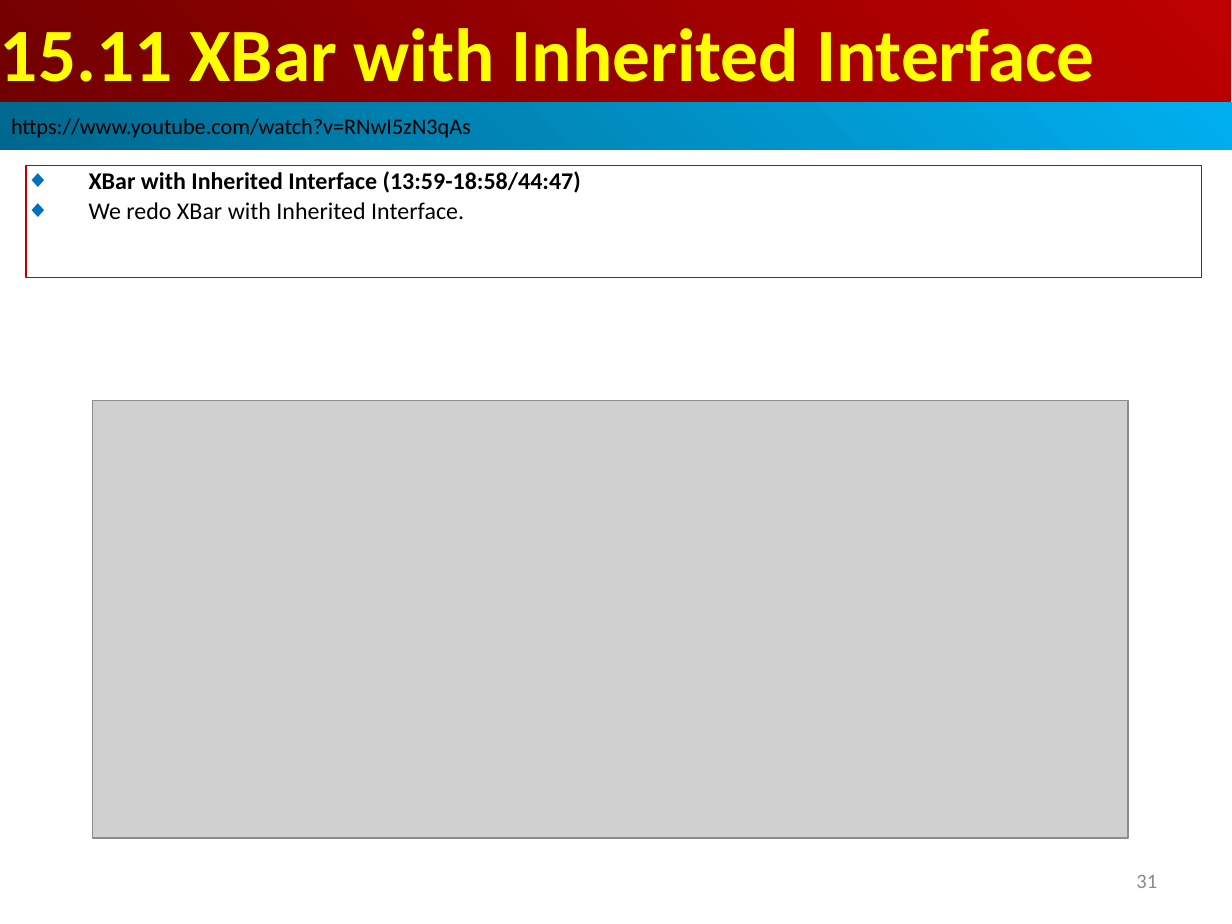
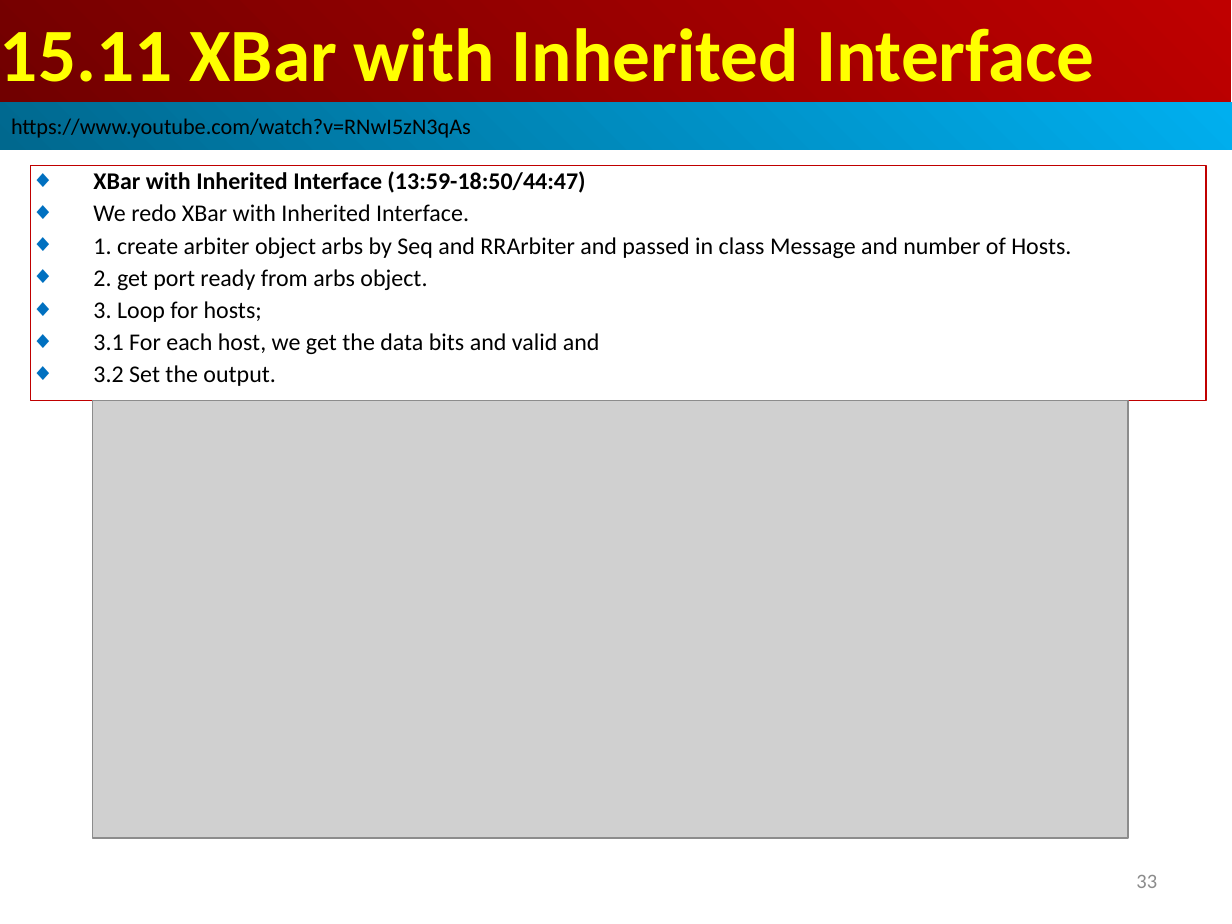
Before and after one commit to peterhchen/AIU_CS800_Chisel, a slide deck: slide 33 of 500_UCSC_HWD/015_Network/000_Video/015.Network.ppt (slide 31 before the commit). Drawn at 1232x924 pixels with LibreOffice and Linux fonts; fonts in the diff are those of the drawing; grey boxes stand for pictures. Boxes give left, top, right and bottom in pixels: in the first picture for what was removed or moved away, otherwise in the second. Text is boxed around its words. In the diff, an @@ line names an element or a change of style, - is before the commit and + after.

```diff
--- a/500_UCSC_HWD/015_Network/000_Video/015.Network.ppt
+++ b/500_UCSC_HWD/015_Network/000_Video/015.Network.ppt
@@ rectangle "XBar with Inherited Interface (13:59-18:50/44:47)" resized from (x1=26, y1=166, x2=1201, y2=277) to (x1=31, y1=166, x2=1206, y2=400) @@
@@ text in rectangle at (x1=93, y1=171, x2=585, y2=193): text changed @@
-◆ XBar with Inherited Interface (13:59-18:58/44:47)
+◆ XBar with Inherited Interface (13:59-18:50/44:47)
@@ text in rectangle at (x1=93, y1=204, x2=469, y2=221): more space between paragraphs @@
@@ text in rectangle at (x1=93, y1=237, x2=1071, y2=386): paragraphs added @@
+◆ 1. create arbiter object arbs by Seq and RRArbiter and passed in class Message and number of Hosts.
+◆ 2. get port ready from arbs object.
+◆ 3. Loop for hosts;
+◆ 3.1 For each host, we get the data bits and valid and
+◆ 3.2 Set the output.
@@ page number at (x1=1136, y1=875, x2=1157, y2=888): text changed @@
-31
+33
```
Also in this commit, not shown: 33 other slides changed, 32 slides added.
